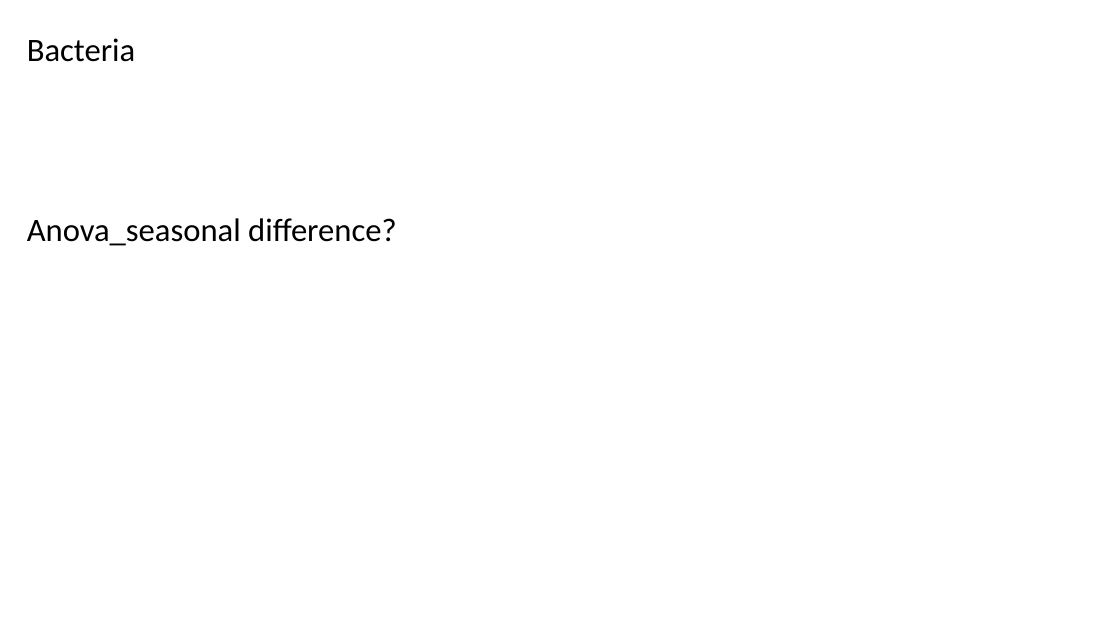
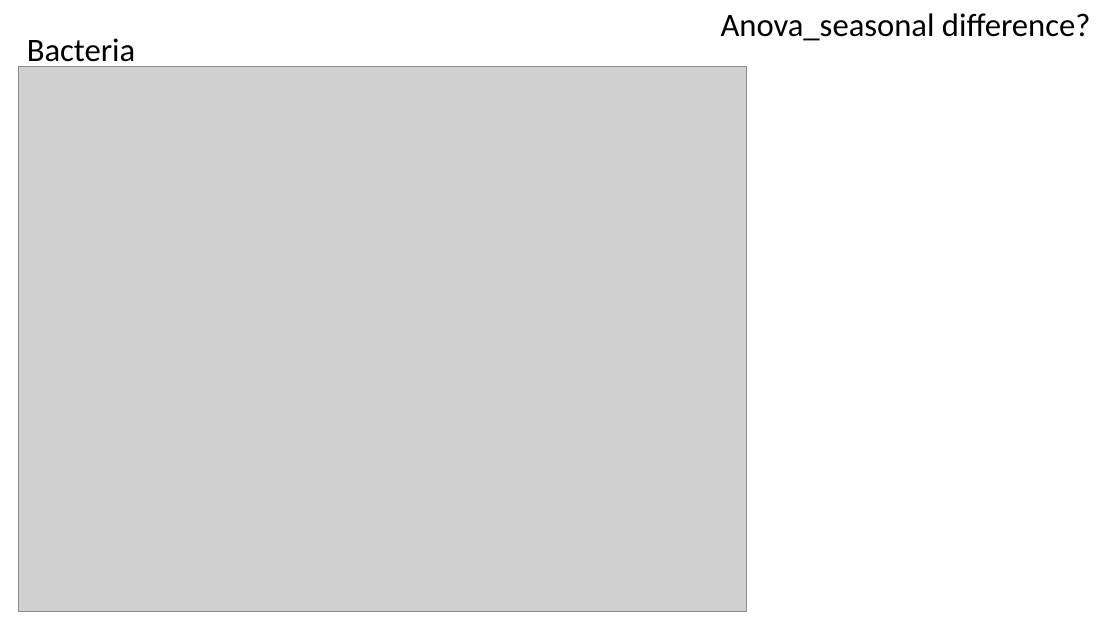
Before and after one commit to chueh1115/GPSC_data, a slide deck: slide 12 of context/thesis_fig.pptx. Drawn at 1120x630 pixels with LibreOffice and Linux fonts; fonts in the diff are those of the drawing; grey boxes stand for pictures. Boxes give left, top, right and bottom in pixels: in the first picture for what was removed or moved away, otherwise in the second. Text is boxed around its words. In the diff, an @@ line names an element or a change of style, - is before the commit and + after.

```diff
--- a/context/thesis_fig.pptx
+++ b/context/thesis_fig.pptx
@@ text "Anova_seasonal difference?" moved from (x1=27, y1=218, x2=397, y2=246) to (x1=721, y1=13, x2=1091, y2=41) @@
@@ picture added at (x1=18, y1=66, x2=746, y2=613) @@
```
Also in this commit, not shown: 4 other slides changed, 8 slides added, 3 slides removed, 21 other files.
